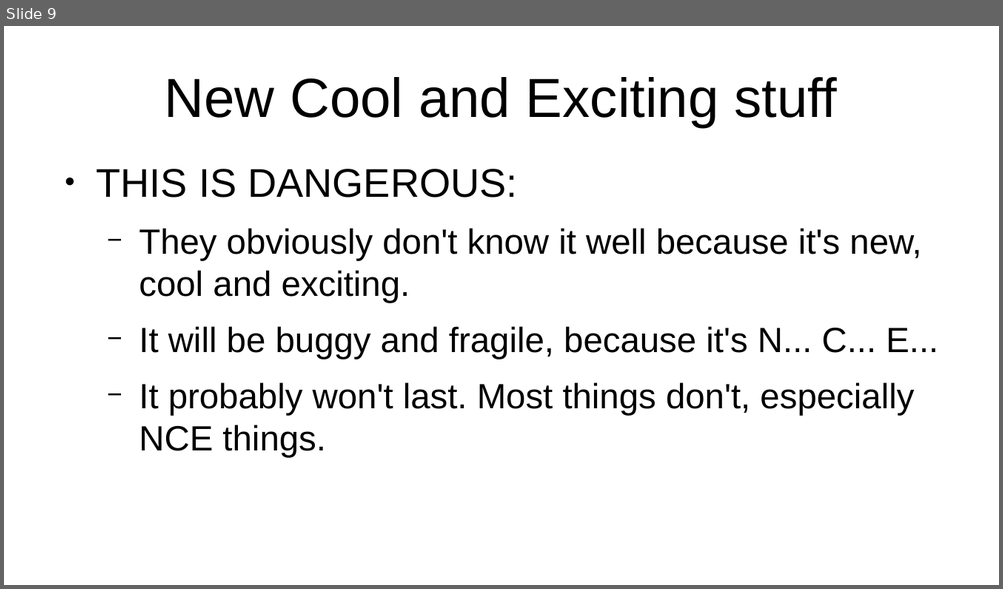
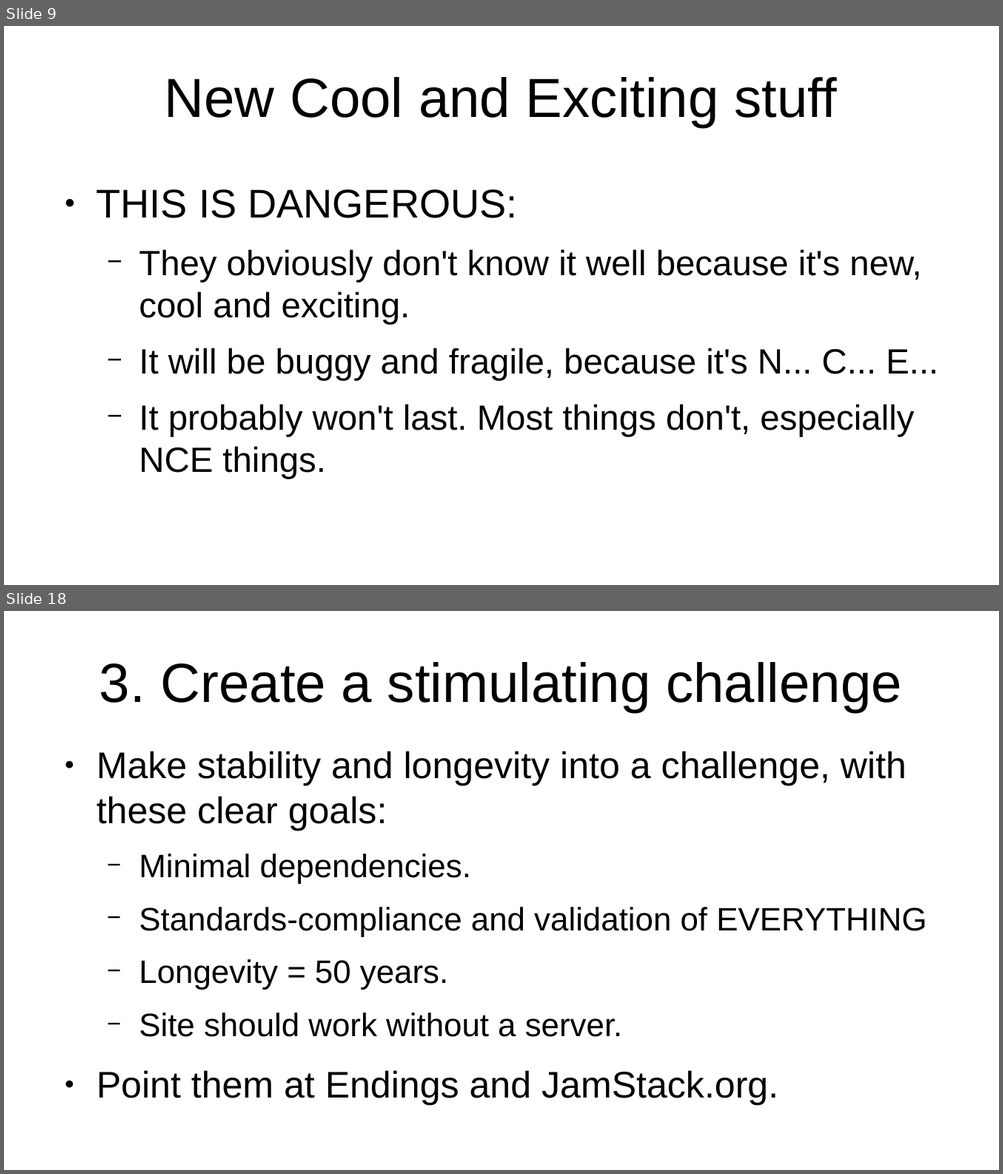
Before and after one commit to projectEndings/Endings, a slide deck: presentations/dhsi2019/talk_to_your_programmer.odp. Shown one above the other, each under a label of ours: slide 9 before the commit, slides 9 and 18 after it; the slides between them are not shown. The pictures are 1003x589 and 1003x1174 pixels, drawn with LibreOffice and Linux fonts; fonts in the diff are those of the drawing. Boxes give left, top, right and bottom in pixels: in the first picture for what was removed or moved away, otherwise in the second. Text is boxed around its words. In the diff, an @@ line names an element or a change of style, - is before the commit and + after.

```diff
--- a/presentations/dhsi2019/talk_to_your_programmer.odp
+++ b/presentations/dhsi2019/talk_to_your_programmer.odp
@@ slide 18 added at [4,611,999,1170], background #FFFFFF @@
@@ title added at [99,662,902,712], 44 pt, text #000000 @@
+3. Create a stimulating challenge
@@ text added at [96,751,926,1105], 25.9 pt, text #000000 @@
+● Make stability and longevity into a challenge, with these clear goals:
+  − Minimal dependencies.
+  − Standards-compliance and validation of EVERYTHING
+  − Longevity = 50 years.
+  − Site should work without a server.
+● Point them at Endings and JamStack.org.
@@ slide 9 changed as well @@
@@ text "THIS IS DANGEROUS:": place and size @@
-text "THIS IS DANGEROUS:" at [96,169,938,458]
+text "THIS IS DANGEROUS:" at [96,190,938,479]
```
Also in this commit, not shown: 7 other slides changed, 9 other slides added.
